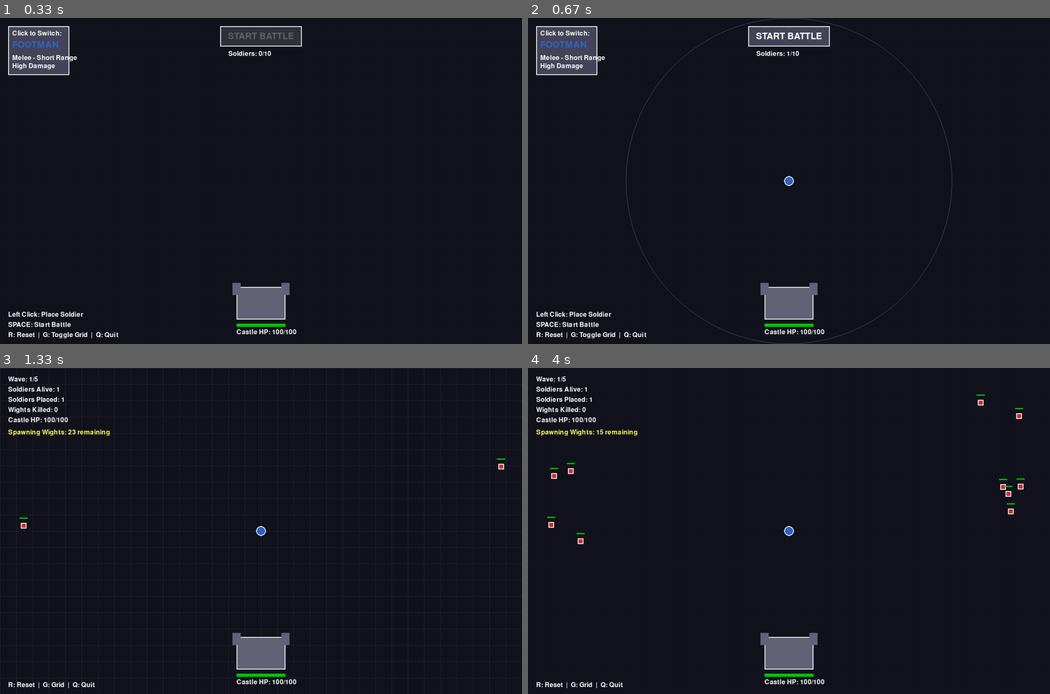
Above: before the commit, frames 1-4 (two rows, left to right).
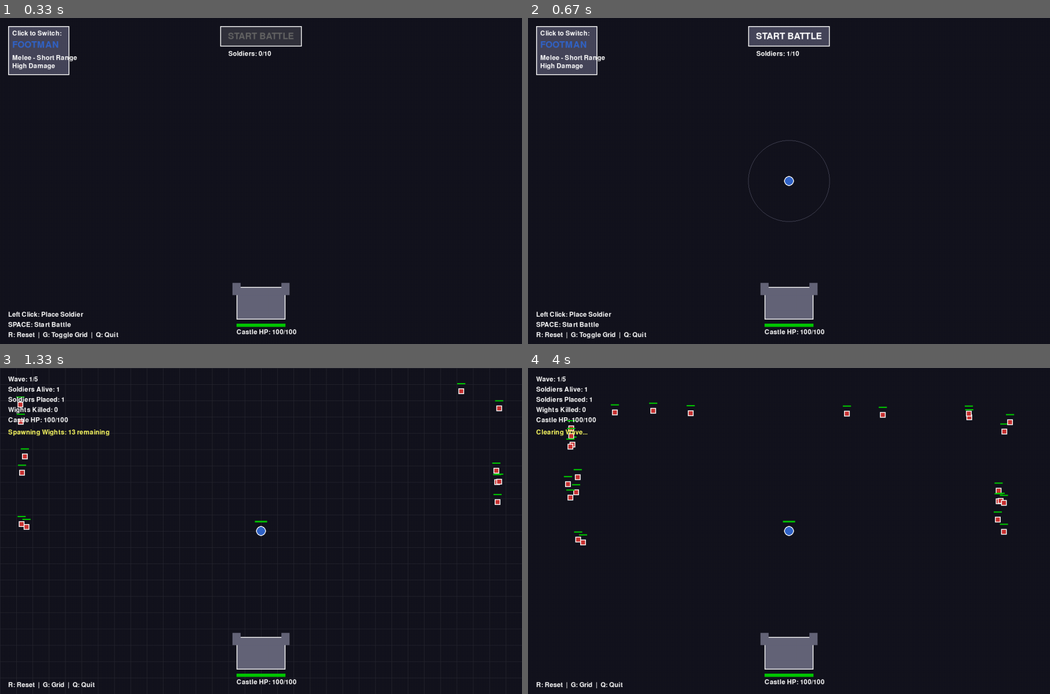
Above: after the commit, the same moments.

Repository: IslaMurtazaev/tower-defense-ai-agent
Game: pygame game, started from environment/td_pygame.py
The game is run twice, just before and just after one commit, with the same random seed, the same clock (stepped at 60 frames per second) and the same inputs.
Inputs (mouse positions are in pixels of both pictures, inside the frame that each line leads up to):
- Up to frame 1 (0.33 s): no input
- Up to frame 2 (0.67 s): click (789, 181) at 0.38 s
- Up to frame 3 (1.33 s): click "START BATTLE" at 0.72 s; tap G at 1 s
- Up to frame 4 (4 s): tap G at 1.33 s

Frame 1 is identical in both runs. In frame 2, 0.4% of the frame differs, in the area x 18-82%, y 0-100%; in frame 3, 0.5%; in frame 4, 1.2%, in the area x 1-96%, y 8-55%.

Commit message:
Make the game mechanics more realistic

Diff:
--- a/environment/td_game_core.py
+++ b/environment/td_game_core.py
@@ -147,22 +147,38 @@
 
         # Stats based on type
         if soldier_type == SoldierType.FOOTMAN:
+            self.hp = 150
+            self.max_hp = 150
             self.attack_range = 50
             self.damage = 30
             self.attack_speed = 1.0  # seconds between attacks
-            self.detection_radius = 400  # How far they can see enemies
+            self.detection_radius = 100  # VERY SHORT range - only engage very close enemies
             self.move_speed = 60  # pixels per second
+            self.is_static = False  # Mobile unit
         else:  # ARCHER
-            self.attack_range = 200
+            self.hp = 60
+            self.max_hp = 60
+            self.attack_range = 450
             self.damage = 10
             self.attack_speed = 0.8
-            self.detection_radius = 450  # Archers have better vision
-            self.move_speed = 50  # Slightly slower
+            self.detection_radius = 450  # Long range - matches attack range
+            self.move_speed = 0  # STATIC - doesn't move
+            self.is_static = True  # Static unit
 
         # Movement state
         self.current_path: List[Position] = []
         self.current_target: Optional['Wight'] = None
         self.is_returning_home = False
+        self.path_update_timer = 0.0
+        self.path_update_interval = 0.3  # Recalculate path every 0.3 seconds
+        self.target_last_position: Optional[Position] = None
+
+    def take_damage(self, damage: int):
+        """Take damage and check if dead"""
+        self.hp -= damage
+        if self.hp <= 0:
+            self.hp = 0
+            self.alive = False
 
     def can_attack(self, current_time: float) -> bool:
         """Check if enough time has passed to attack again"""
@@ -203,46 +219,76 @@
         nearest_enemy = self.find_nearest_enemy(wights)
 
         if nearest_enemy:
-            self.is_returning_home = False
-
-            # Check if we need a new path
-            if self.current_target != nearest_enemy or not self.current_path:
-                self.current_target = nearest_enemy
-                self.current_path = AStarPathfinder.find_path(self.position, nearest_enemy.position)
+            # Track current target
+            self.current_target = nearest_enemy
 
             # Check if in attack range
             distance_to_enemy = self.position.distance_to(nearest_enemy.position)
 
             if distance_to_enemy <= self.attack_range:
-                # Stop and attack
-                self.current_path = []
+                # In range - attack!
                 self.attack(nearest_enemy, current_time)
             else:
-                # Move towards enemy
-                if self.current_path:
-                    next_waypoint = self.current_path[0]
+                # Not in range
+                if self.is_static:
+                    # ARCHERS: Static units don't move, just wait for enemies in range
+                    pass
+                else:
+                    # FOOTMEN: Mobile units move toward enemy
+                    self.is_returning_home = False
+                    self.path_update_timer += dt
+
+                    # Check if target moved significantly
+                    target_moved = False
+                    if self.target_last_position:
+                        distance_moved = self.target_last_position.distance_to(nearest_enemy.position)
+                        target_moved = distance_moved > 50  # Enemy moved more than 50 pixels
+
+                    # Check if we need a new path (fixed latency issue)
+                    needs_new_path = (
+                        not self.current_path or
+                        self.path_update_timer >= self.path_update_interval or  # Time-based update
+                        target_moved  # Distance-based update
+                    )
+
+                    if needs_new_path:
+                        self.current_path = AStarPathfinder.find_path(self.position, nearest_enemy.position)
+                        self.target_last_position = Position(nearest_enemy.position.x, nearest_enemy.position.y)
+                        self.path_update_timer = 0.0
+
+                    # Move towards enemy
+                    if self.current_path:
+                        next_waypoint = self.current_path[0]
+                        move_distance = self.move_speed * dt
+                        self.position = self.position.move_towards(next_waypoint, move_distance)
+
+                        # Check if reached waypoint
+                        if self.position.distance_to(next_waypoint) < 5:
+                            self.current_path.pop(0)
+                    else:
+                        # Move directly toward enemy
+                        move_distance = self.move_speed * dt
+                        self.position = self.position.move_towards(nearest_enemy.position, move_distance)
+        else:
+            # No enemies nearby
+            self.current_target = None
+
+            if self.is_static:
+                # ARCHERS: Static units stay at home position (don't need to return)
+                self.is_returning_home = False
+            else:
+                # FOOTMEN: Return to home position
+                self.current_path = []
+                self.target_last_position = None
+                self.path_update_timer = 0.0
+
+                distance_to_home = self.position.distance_to(self.home_position)
+                if distance_to_home > 5:
+                    self.is_returning_home = True
                     move_distance = self.move_speed * dt
-                    self.position = self.position.move_towards(next_waypoint, move_distance)
-
-                    # Check if reached waypoint
-                    if self.position.distance_to(next_waypoint) < 5:
-                        self.current_path.pop(0)
+                    self.position = self.position.move_towards(self.home_position, move_distance)
                 else:
-                    # Move directly toward enemy
-                    move_distance = self.move_speed * dt
-                    self.position = self.position.move_towards(nearest_enemy.position, move_distance)
-        else:
-            # No enemies - return to home position
-            self.current_target = None
-            self.current_path = []
-
-            distance_to_home = self.position.distance_to(self.home_position)
-            if distance_to_home > 5:
-                self.is_returning_home = True
-                move_distance = self.move_speed * dt
-                self.position = self.position.move_towards(self.home_position, move_distance)
-            else:
-                self.is_returning_home = False
+                    self.is_returning_home = False
 
 
 class Wight:
@@ -251,11 +297,17 @@
     def __init__(self, spawn_position: Position, target_position: Position):
         self.position = spawn_position
         self.target = target_position
-        self.hp = 50
-        self.max_hp = 50
+        self.hp = 30
+        self.max_hp = 30
         self.speed = 30  # pixels per second
         self.damage = 20
+        self.castle_damage = 20  # Damage to castle
+        self.soldier_damage = 15  # Damage to soldiers
         self.alive = True
+        self.last_attack_time = 0.0
+        self.attack_speed = 1.5  # seconds between attacks
+        self.detection_radius = 100  # How far they can detect soldiers
+        self.current_soldier_target: Optional[Soldier] = None
 
     def take_damage(self, damage: int):
         """Take damage and check if dead"""
@@ -264,18 +316,64 @@
             self.hp = 0
             self.alive = False
 
-    def update(self, dt: float) -> bool:
-        """Move towards target. Returns True if reached target (castle)."""
+    def find_nearest_soldier(self, soldiers: List[Soldier]) -> Optional[Soldier]:
+        """Find nearest alive soldier within detection radius"""
+        nearest = None
+        min_dist = float('inf')
+
+        for soldier in soldiers:
+            if soldier.alive:
+                dist = self.position.distance_to(soldier.position)
+                if dist <= self.detection_radius and dist < min_dist:
+                    min_dist = dist
+                    nearest = soldier
+
+        return nearest
+
+    def can_attack(self, current_time: float) -> bool:
+        """Check if enough time has passed to attack again"""
+        return current_time - self.last_attack_time >= self.attack_speed
+
+    def attack_soldier(self, soldier: Soldier, current_time: float) -> bool:
+        """Attack soldier if ready. Returns True if attack happened."""
+        if not self.alive or not soldier.alive:
+            return False
+
+        if self.can_attack(current_time):
+            soldier.take_damage(self.soldier_damage)
+            self.last_attack_time = current_time
+            return True
+        return False
+
+    def update(self, dt: float, current_time: float, soldiers: List[Soldier]) -> bool:
+        """Move towards target or engage soldiers. Returns True if reached castle."""
         if not self.alive:
             return False
 
-        # Move towards castle
-        move_distance = self.speed * dt
-        self.position = self.position.move_towards(self.target, move_distance)
-
-        # Check if reached castle (within 20 pixels)
-        if self.position.distance_to(self.target) < 20:
-            return True
+        # Find nearest soldier
+        nearest_soldier = self.find_nearest_soldier(soldiers)
+
+        if nearest_soldier:
+            # Engage soldier
+            self.current_soldier_target = nearest_soldier
+            distance_to_soldier = self.position.distance_to(nearest_soldier.position)
+
+            if distance_to_soldier <= 30:  # Melee range
+                # Stop and attack
+                self.attack_soldier(nearest_soldier, current_time)
+            else:
+                # Move towards soldier
+                move_distance = self.speed * dt
+                self.position = self.position.move_towards(nearest_soldier.position, move_distance)
+        else:
+            # No soldiers nearby - move towards castle
+            self.current_soldier_target = None
+            move_distance = self.speed * dt
+            self.position = self.position.move_towards(self.target, move_distance)
+
+            # Check if reached castle (within 20 pixels)
+            if self.position.distance_to(self.target) < 20:
+                return True
 
         return False
 
@@ -326,7 +424,7 @@
         self.current_wave = 0
         self.wave_spawn_timer = 0.0
         self.wights_to_spawn_this_wave = 0
-        self.spawn_interval = 0.3  # seconds between spawns (faster: was 1.0)
+        self.spawn_interval = 0.05  # seconds between spawns - VERY FAST (burst spawning!)
         self.time_since_last_spawn = 0.0
         self.waiting_for_next_wave = False
         self.next_wave_timer = 0.0
@@ -429,31 +527,38 @@
                     else:
                         self._start_wave(self.current_wave)
 
-        # Update wights
-        for wight in self.wights:
-            if wight.alive:
-                reached_castle = wight.update(dt)
-                if reached_castle:
-                    self.castle.take_damage(wight.damage)
-                    self.stats['castle_damage_taken'] += wight.damage
-                    wight.alive = False
-
-                    if self.castle.is_destroyed():
-                        self.phase = GamePhase.DEFEAT
-                        return
-
-        # Update soldiers (they now move and attack)
+        # Update soldiers first (they now move and attack)
         alive_wights = [w for w in self.wights if w.alive]
         for soldier in self.soldiers:
             if soldier.alive:
                 soldier.update(dt, self.game_time, alive_wights)
 
-        # Check for killed wights
-        current_alive = sum(1 for w in self.wights if w.alive)
+        # Update wights (they can now attack soldiers)
+        alive_soldiers = [s for s in self.soldiers if s.alive]
+        for wight in self.wights:
+            if wight.alive:
+                reached_castle = wight.update(dt, self.game_time, alive_soldiers)
+                if reached_castle:
+                    self.castle.take_damage(wight.castle_damage)
+                    self.stats['castle_damage_taken'] += wight.castle_damage
+                    wight.alive = False
+
+                    if self.castle.is_destroyed():
+                        self.phase = GamePhase.DEFEAT
+                        return
+
+        # Check for killed wights and soldiers
+        current_alive_wights = sum(1 for w in self.wights if w.alive)
         total_wights = len(self.wights)
-        expected_alive = total_wights - self.stats['wights_killed']
-        if current_alive < expected_alive:
-            self.stats['wights_killed'] = total_wights - current_alive
+        expected_alive_wights = total_wights - self.stats['wights_killed']
+        if current_alive_wights < expected_alive_wights:
+            self.stats['wights_killed'] = total_wights - current_alive_wights
+
+        current_alive_soldiers = sum(1 for s in self.soldiers if s.alive)
+        total_soldiers = len(self.soldiers)
+        expected_alive_soldiers = total_soldiers - self.stats['soldiers_killed']
+        if current_alive_soldiers < expected_alive_soldiers:
+            self.stats['soldiers_killed'] = total_soldiers - current_alive_soldiers
 
     def reset(self):
         """Reset game to initial state"""
@@ -466,7 +571,7 @@
             'game_time': self.game_time,
             'castle_hp': self.castle.hp,
             'castle_max_hp': self.castle.max_hp,
-            'soldiers': [(s.type, s.position.x, s.position.y, s.alive) for s in self.soldiers],
+            'soldiers': [(s.type, s.position.x, s.position.y, s.alive, s.hp) for s in self.soldiers],
             'wights': [(w.position.x, w.position.y, w.alive, w.hp) for w in self.wights],
             'current_wave': self.current_wave,
             'total_waves': len(self.WAVE_DEFINITIONS),
--- a/environment/td_gym_env.py
+++ b/environment/td_gym_env.py
@@ -183,19 +183,14 @@
         reward = 0.0
         stats = self.game.stats
 
-        # Survival reward - reward for staying alive each step during combat
-        # Encourages longer survival and defensive strategies
-        if self.game.phase == GamePhase.COMBAT:
-            reward += 0.5  # +0.5 per combat step survived
-
-        # Track wights killed (for stats, but no reward)
+        # Reward for killing wights
         wights_killed_this_step = stats['wights_killed'] - self.last_wights_killed
+        reward += wights_killed_this_step * 10.0  # +10 per wight killed
         self.last_wights_killed = stats['wights_killed']
-        # NOTE: Removed kill reward - focus is on castle protection
-
-        # Penalty for losing soldiers (currently no soldier death mechanic, but keeping for future)
+
+        # SIGNIFICANT penalty for losing soldiers (new mechanic!)
         soldiers_killed_this_step = stats['soldiers_killed'] - self.last_soldiers_killed
-        reward -= soldiers_killed_this_step * 50.0
+        reward -= soldiers_killed_this_step * 30.0  # -30 per soldier lost
         self.last_soldiers_killed = stats['soldiers_killed']
 
         # Penalty for castle taking damage (INCREASED from -5 to -10)
@@ -215,11 +210,15 @@
 
             # Bonus for castle HP remaining
             hp_ratio = self.game.castle.hp / self.game.castle.max_hp
-            reward += hp_ratio * 200.0
-
-            # Bonus for soldiers surviving (if applicable)
+            reward += hp_ratio * 100.0
+
+            # MAJOR bonus for soldiers surviving (preservation reward)
             soldiers_alive = sum(1 for s in self.game.soldiers if s.alive)
-            reward += soldiers_alive * 10.0
+            reward += soldiers_alive * 100.0  # +100 per soldier alive at end
+
+            # Additional bonus for soldier HP remaining (health preservation)
+            total_soldier_hp = sum(s.hp for s in self.game.soldiers if s.alive)
+            reward += total_soldier_hp * 2.0  # +2 per HP point
         else:
             # Defeat penalty
             reward -= 200.0
--- a/environment/td_pygame.py
+++ b/environment/td_pygame.py
@@ -255,6 +255,29 @@
                     pygame.draw.polygon(self.screen, self.COLOR_ARCHER, points)
                     pygame.draw.polygon(self.screen, self.COLOR_TEXT, points, 2)
 
+                # Draw HP bar above soldier (during combat or if damaged)
+                if self.game.phase == GamePhase.COMBAT or soldier.hp < soldier.max_hp:
+                    hp_bar_width = 30
+                    hp_bar_height = 4
+                    hp_bar_x = pos.x - hp_bar_width // 2
+                    hp_bar_y = pos.y - 25
+
+                    # Background
+                    pygame.draw.rect(self.screen, self.COLOR_HP_BAR_BG,
+                                   (hp_bar_x, hp_bar_y, hp_bar_width, hp_bar_height))
+
+                    # HP bar (color based on HP percentage)
+                    hp_ratio = soldier.hp / soldier.max_hp
+                    if hp_ratio > 0.6:
+                        hp_color = (0, 200, 0)  # Green
+                    elif hp_ratio > 0.3:
+                        hp_color = (255, 165, 0)  # Orange
+                    else:
+                        hp_color = (255, 50, 50)  # Red
+
+                    pygame.draw.rect(self.screen, hp_color,
+                                   (hp_bar_x, hp_bar_y, int(hp_bar_width * hp_ratio), hp_bar_height))
+
                 # Draw attack range circle (faint) when in combat
                 if self.game.phase == GamePhase.COMBAT and soldier.current_target:
                     pygame.draw.circle(self.screen, (200, 200, 100),
Not shown, changed: README.md
Not shown, added: COMBAT_MECHANICS_UPDATE.md
Not shown, changed: GAME_GUIDE.md
